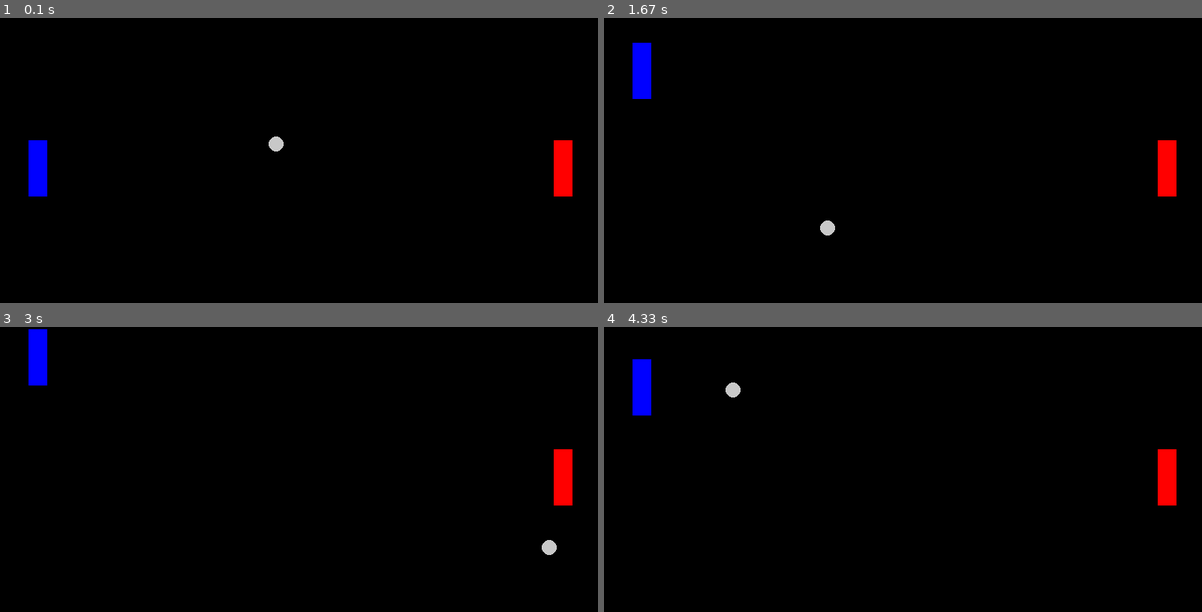
Above: before the commit, frames 1-4 (two rows, left to right).
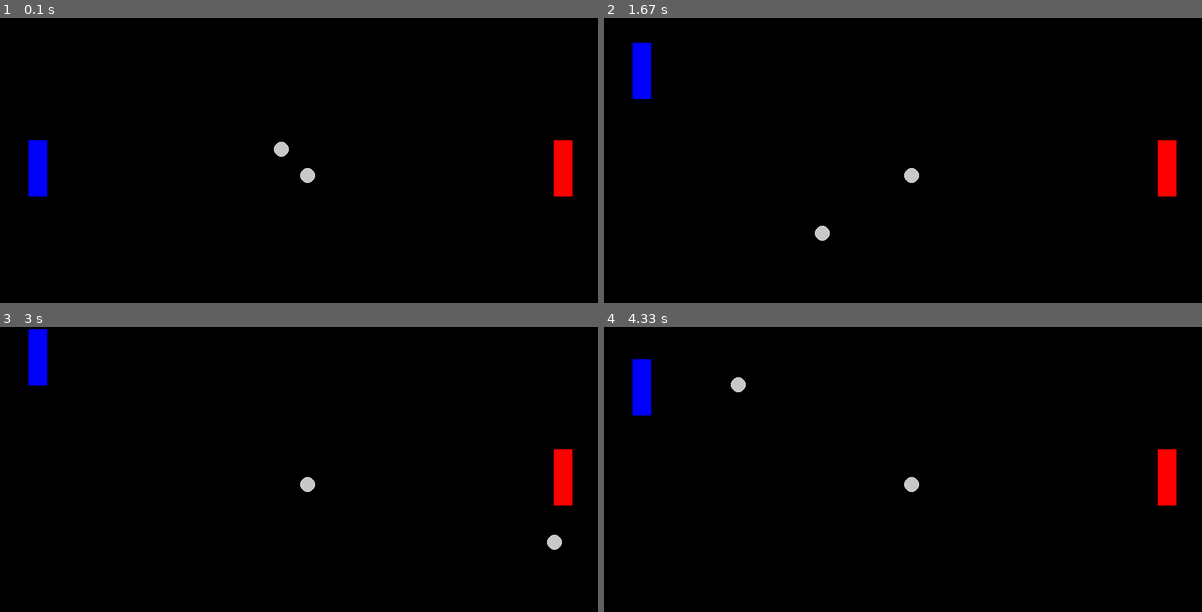
Above: after the commit, the same moments.

Repository: LifeofSwervo/Games
Game: pygame game, started from Pong/main.py
Two runs of this game, one before a commit and one after it. Both use one fixed random seed, a clock stepped at 60 frames per second and the inputs below.
Inputs:
- Up to frame 1 (0.1 s): no input
- Up to frame 2 (1.67 s): hold Up 0.33-0.8 s; hold Down 0.83-1.13 s; hold Up 1.17-1.53 s; hold Down from 1.57 s (still down)
- Up to frame 3 (3 s): release Down at 1.93 s; hold Up 1.97-2.27 s; hold Down 2.3-2.6 s; hold Up from 2.63 s (still down)
- Up to frame 4 (4.33 s): release Up at 3 s; hold Down 3.03-3.4 s; hold Up 3.43-3.73 s; hold Down 3.77-4.07 s; hold Up from 4.1 s (still down)

The runs differ from the first frame. In frame 1, 0.2% of the frame differs, in the area x 44-53%, y 41-58%; in frame 2, 0.2%; in frame 3, 0.2%; in frame 4, 0.2%.

Commit message:
Ball Collisions

Diff:
--- a/Pong/ball.py
+++ b/Pong/ball.py
@@ -13,20 +13,21 @@
         self.rect = pg.Rect(width / 2, height / 2, self.ballSize, self.ballSize)
 
         # Ball Movement
-        self.ballSpeed_x = 7 * random.choice((1, -1))
-        self.ballSpeed_y = 7 * random.choice((1, -1))
+        #self.ballSpeed_x = 7 * random.choice((1, -1))
+        #self.ballSpeed_y = 7 * random.choice((1, -1))
 
 
-    def ballAnimation(self):
-        self.rect.x += self.ballSpeed_x # Connects X of ball and Speed of ball.
-        self.rect.y += self.ballSpeed_y # Connects Y of ball and Speed of ball.
+    #def ballAnimation(self):
+        #self.rect.x += self.ballSpeed_x # Connects X of ball and Speed of ball.
+        #self.rect.y += self.ballSpeed_y # Connects Y of ball and Speed of ball.
 
         # Screen Constraints
-        if self.rect.top <= 0 or self.rect.bottom >= height: # Top of Screen Constraint & Bottom of Screen Constraint
-            self.ballSpeed_y *= -1
-        if self.rect.left <= 0 or self.rect.right >= width:  # Left of Screen Constraint & Right of Screen Constraint
-            self.ballSpeed_x *= -1
+        #if self.rect.top <= 0 or self.rect.bottom >= height: # Top of Screen Constraint & Bottom of Screen Constraint
+            #self.ballSpeed_y *= -1
+        #if self.rect.left <= 0 or self.rect.right >= width:  # Left of Screen Constraint & Right of Screen Constraint
+            #self.ballSpeed_x *= -1
 
 
     def update(self):
-        self.ballAnimation()
+        #self.ballAnimation()
+        pass
--- a/Pong/level.py
+++ b/Pong/level.py
@@ -3,12 +3,35 @@
 from player import Player
 from enemy import Enemy
 from ball import Ball
+import random
 
 class Level:
     def __init__(self, surface):
         # level setup
         self.displaySurface = surface
         self.setupLevel()
+
+        #Ball Start
+            # Ball Trajectory set to random
+        self.ballSpeed_x = 7 * random.choice((1, -1))
+        self.ballSpeed_y = 7 * random.choice((1, -1))
+
+            # Ball Sprite
+        self.ballSprite = Ball()
+        self.ball.add(self.ballSprite)
+
+    def ballMovement(self):
+        # Ball Movement
+        self.ballSprite.rect.x += self.ballSpeed_x
+        self.ballSprite.rect.y += self.ballSpeed_y
+
+        # Screen Constraint
+        if self.ballSprite.rect.top <= 0 or self.ballSprite.rect.bottom >= height: # Top of Screen Constraint & Bottom of Screen Constraint
+            self.ballSpeed_y *= -1
+        if self.ballSprite.rect.left <= 0 or self.ballSprite.rect.right >= width: # Left of Screen Constraint & Right of Screen Constraint
+            self.ballSpeed_x *= -1
+
+
 
     def setupLevel(self):
         self.player = pg.sprite.GroupSingle()
@@ -25,8 +48,6 @@
         ballSprite = Ball()
         self.ball.add(ballSprite)
 
-        # Ball Setup
-
 
     def run(self):
         self.player.update()
@@ -34,5 +55,6 @@
 
         self.enemy.draw(self.displaySurface)
 
-        self.ball.update()
+        #self.ball.update()
         self.ball.draw(self.displaySurface)
+        self.ballMovement()
